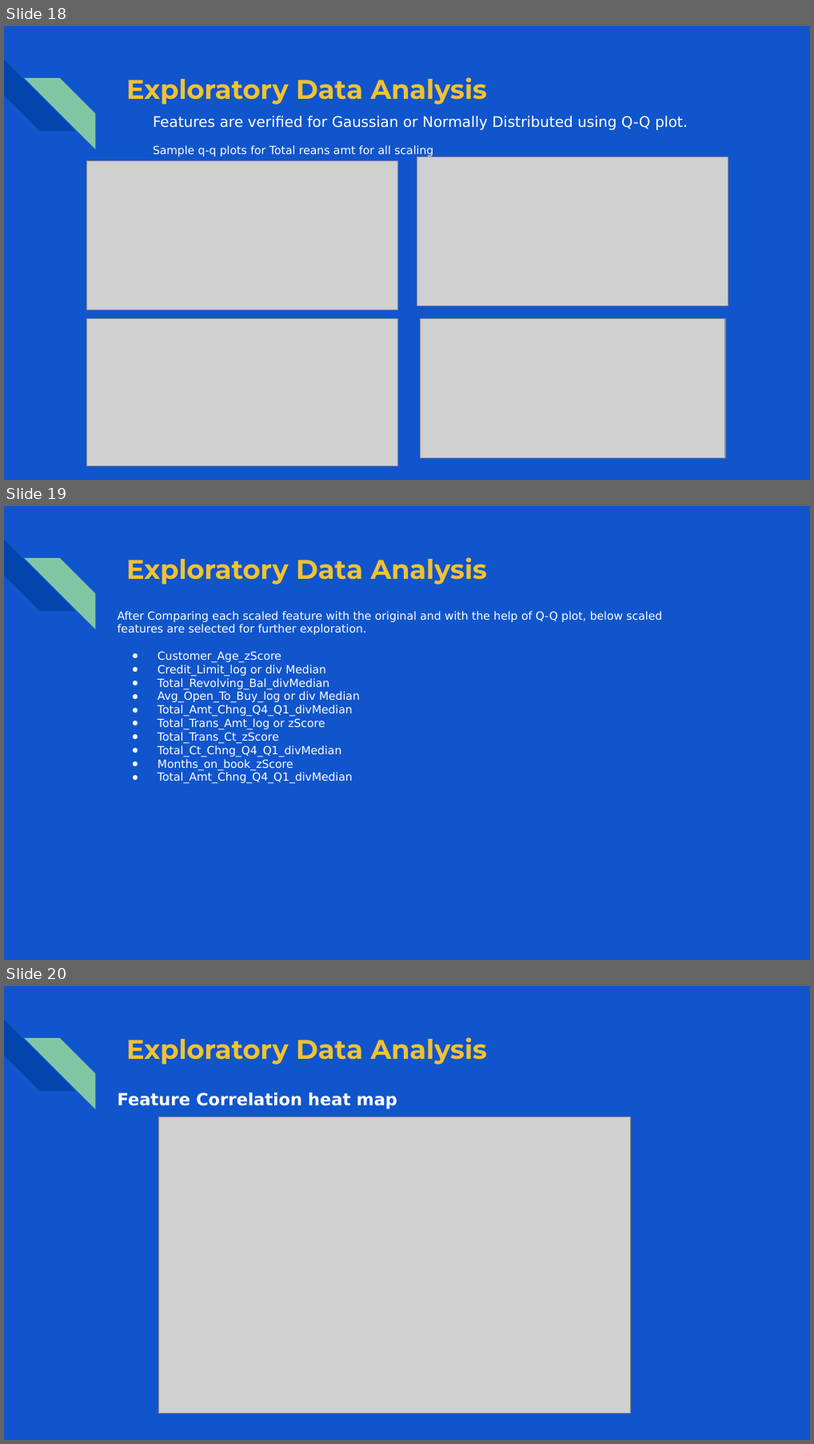
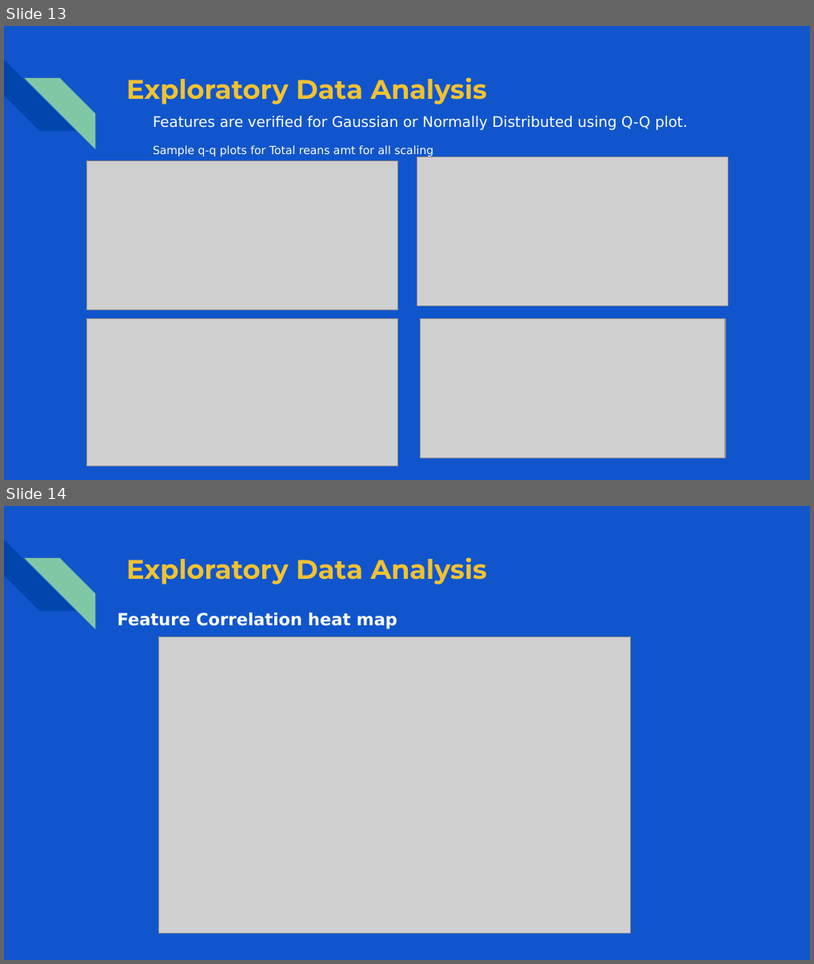
Before and after one commit to shaisid01/Data-Science, a slide deck: CapstoneProjects/Capstone 2/Docs/Customer Attrition Prediction on Credit Card data.pptx. Shown one above the other, each under a label of ours: slides 18, 19 and 20 before the commit, slides 13 and 14 after it. The pictures are 814x1444 and 814x964 pixels, drawn with LibreOffice and Linux fonts; fonts in the diff are those of the drawing; grey boxes stand for pictures. Boxes give left, top, right and bottom in pixels: in the first picture for what was removed or moved away, otherwise in the second. Text is boxed around its words. In the diff, an @@ line names an element or a change of style, - is before the commit and + after.

```diff
--- a/CapstoneProjects/Capstone 2/Docs/Customer Attrition Prediction on Credit Card data.pptx
+++ b/CapstoneProjects/Capstone 2/Docs/Customer Attrition Prediction on Credit Card data.pptx
@@ slide 19 removed at [4, 506, 810, 960], background #1155CC; not listed: 2 template elements that a slide beside it also shows @@
@@ title removed at [126, 557, 487, 584] @@
-Exploratory Data Analysis
@@ text removed at [118, 611, 662, 784] @@
-After Comparing each scaled feature with the original and with the help of Q-Q plot, below scaled features are selected for further exploration.
-● Customer_Age_zScore
-● Credit_Limit_log or div Median
-● Total_Revolving_Bal_divMedian
-● Avg_Open_To_Buy_log or div Median
-● Total_Amt_Chng_Q4_Q1_divMedian
-● Total_Trans_Amt_log or zScore
-● Total_Trans_Ct_zScore
-● Total_Ct_Chng_Q4_Q1_divMedian
-● Months_on_book_zScore
-● Total_Amt_Chng_Q4_Q1_divMedian
@@ what was slide 18 is now slide 13 @@
@@ what was slide 20 is now slide 14 @@
```
Also in this commit, not shown: 6 slides changed, 6 other slides removed, 1 other file.
